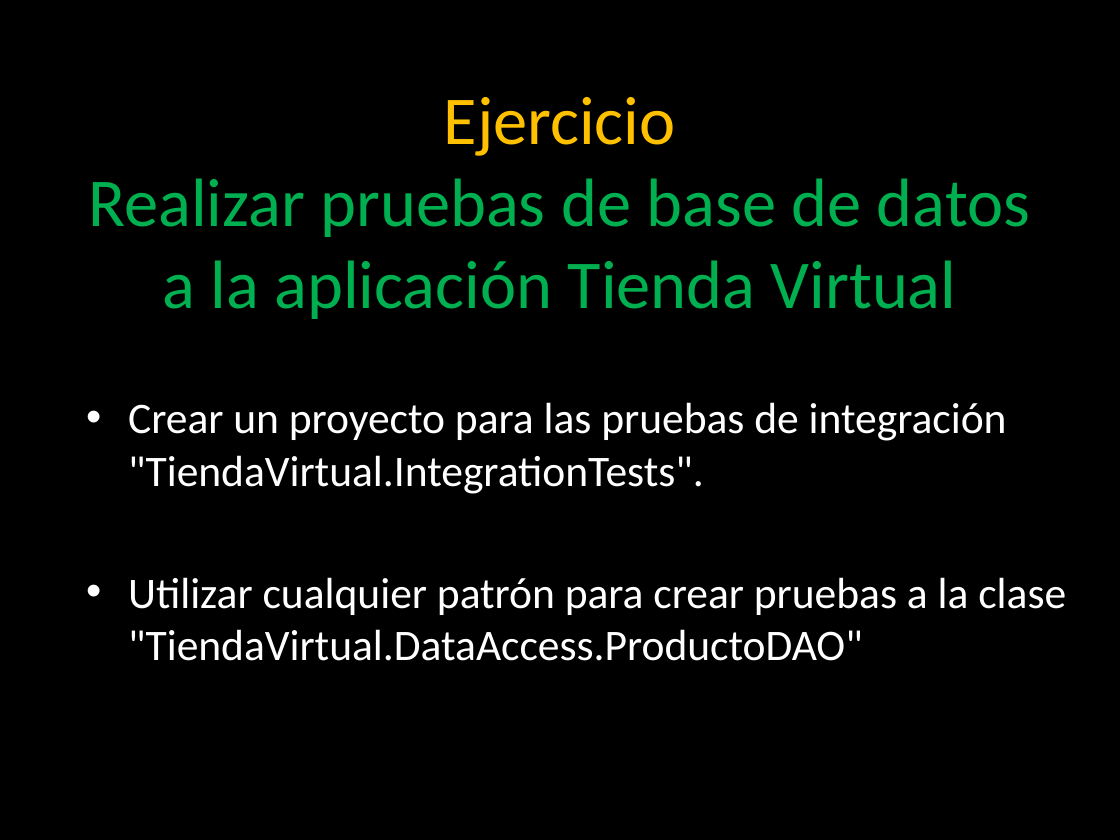
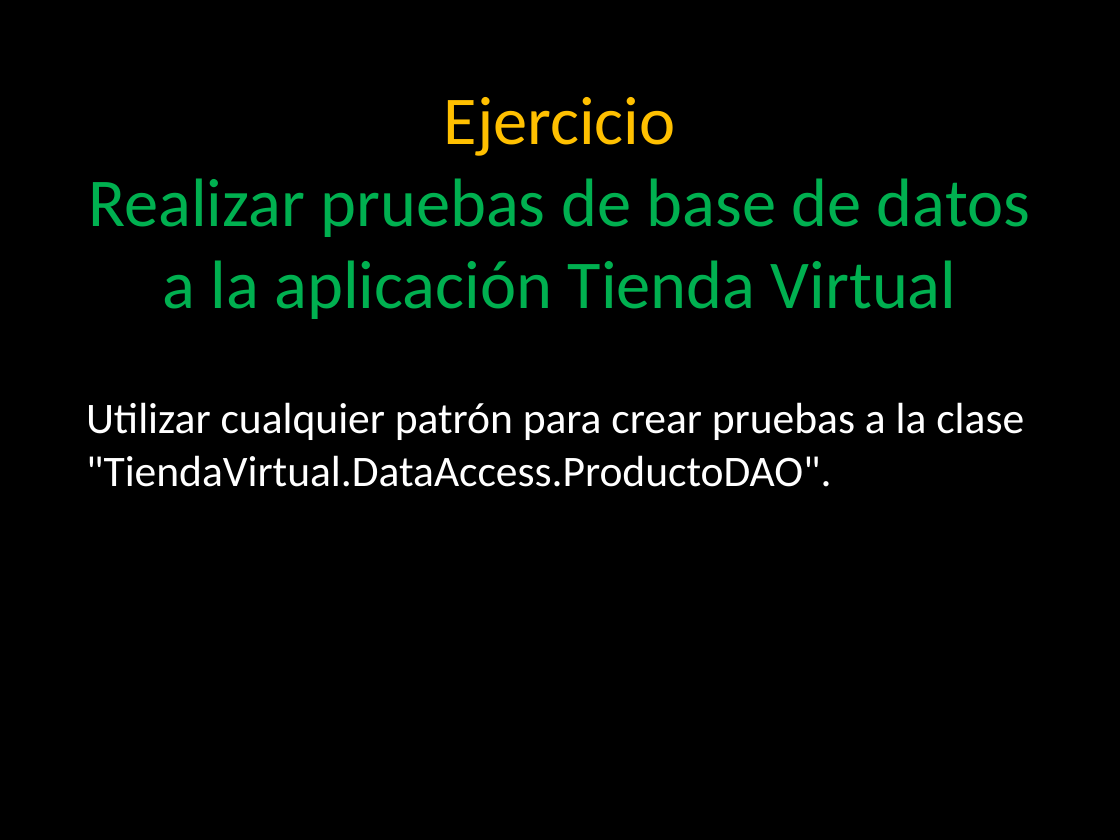
Before and after one commit to angelnunezsalazar/Test-Automation-NET, a slide deck: slide 34 of Diapositivas/3. Database Testing.pptx. Drawn at 1120x840 pixels with LibreOffice and Linux fonts; fonts in the diff are those of the drawing; background and template pictures are left out. Boxes give left, top, right and bottom in pixels: in the first picture for what was removed or moved away, otherwise in the second. Text is boxed around its words. In the diff, an @@ line names an element or a change of style, - is before the commit and + after.

```diff
--- a/Diapositivas/3. Database Testing.pptx
+++ b/Diapositivas/3. Database Testing.pptx
@@ text at [86,402,1024,487]: text changed @@
-• Crear un proyecto para las pruebas de integración "TiendaVirtual.IntegrationTests".
-• Utilizar cualquier patrón para crear pruebas a la clase "TiendaVirtual.DataAccess.ProductoDAO"
+Utilizar cualquier patrón para crear pruebas a la clase "TiendaVirtual.DataAccess.ProductoDAO".
```
Also in this commit, not shown: 4 other files.
